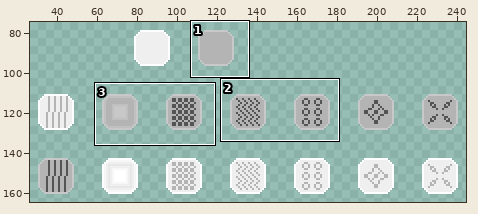
Two states of a pixel-art file, Assets/Sprites/SpriteSheet1.aseprite. Above, an overview of the earlier version with the close-up marked.
Close-up. Earlier state:
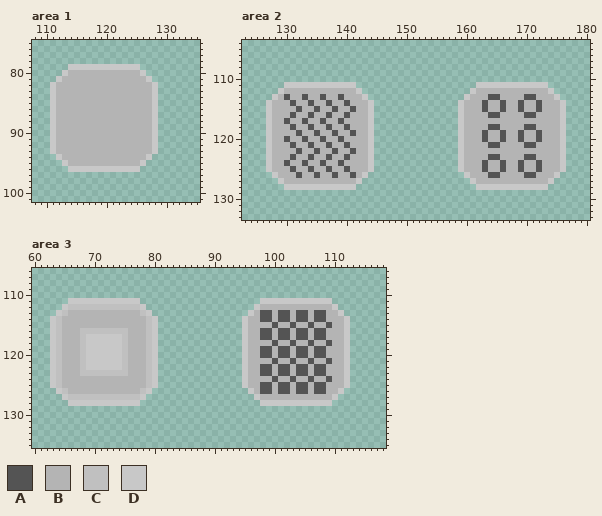
320x180 pixels, 1 frame. Colours within 5 levels of each other are drawn and written as one. Shown: area 1: x 108..135, y 75..101; area 2: x 123..180, y 104..133; area 3: x 60..118, y 106..135. The wide view leaves out empty margins. The commit also changed other parts of the picture, which this record leaves out.
Palette (. is transparent): A #545454  B #b4b4b4  C #c0c0c0  D #c8c8c8
After:
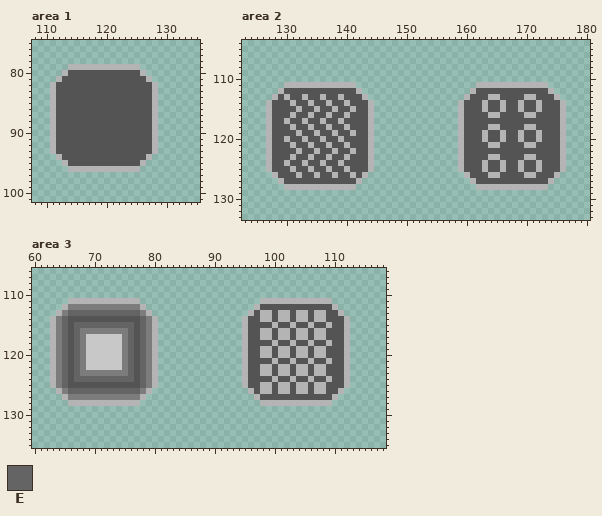
Colours new in this view: E #646464
Log entry: Unactive platforms are now darker.
What changed:
@@ palette @@
-C #c0c0c0
+C #7c7c7c
--- area 1, layer "Template Copy"
@@ x 108..135 @@
  78 ............................
- 79 ......DDDDDDDDDDDD..........
- 80 .....DBBBBBBBBBBBBD.........
- 81 ....DBBBBBBBBBBBBBBD........
- 82 ...DBBBBBBBBBBBBBBBBD.......
- 83 ...DBBBBBBBBBBBBBBBBD.......
- 84 ...DBBBBBBBBBBBBBBBBD.......
- 85 ...DBBBBBBBBBBBBBBBBD.......
- 86 ...DBBBBBBBBBBBBBBBBD.......
- 87 ...DBBBBBBBBBBBBBBBBD.......
- 88 ...DBBBBBBBBBBBBBBBBD.......
- 89 ...DBBBBBBBBBBBBBBBBD.......
- 90 ...DBBBBBBBBBBBBBBBBD.......
- 91 ...DBBBBBBBBBBBBBBBBD.......
- 92 ...DBBBBBBBBBBBBBBBBD.......
- 93 ...DBBBBBBBBBBBBBBBBD.......
- 94 ....DBBBBBBBBBBBBBBD........
- 95 .....DBBBBBBBBBBBBD.........
- 96 ......DDDDDDDDDDDD..........
+ 79 ......BBBBBBBBBBBB..........
+ 80 .....BAAAAAAAAAAAAB.........
+ 81 ....BAAAAAAAAAAAAAAB........
+ 82 ...BAAAAAAAAAAAAAAAAB.......
+ 83 ...BAAAAAAAAAAAAAAAAB.......
+ 84 ...BAAAAAAAAAAAAAAAAB.......
+ 85 ...BAAAAAAAAAAAAAAAAB.......
+ 86 ...BAAAAAAAAAAAAAAAAB.......
+ 87 ...BAAAAAAAAAAAAAAAAB.......
+ 88 ...BAAAAAAAAAAAAAAAAB.......
+ 89 ...BAAAAAAAAAAAAAAAAB.......
+ 90 ...BAAAAAAAAAAAAAAAAB.......
+ 91 ...BAAAAAAAAAAAAAAAAB.......
+ 92 ...BAAAAAAAAAAAAAAAAB.......
+ 93 ...BAAAAAAAAAAAAAAAAB.......
+ 94 ....BAAAAAAAAAAAAAAB........
+ 95 .....BAAAAAAAAAAAAB.........
+ 96 ......BBBBBBBBBBBB..........
  97 ............................
--- area 2, layers "Yellow_Unactive", "Blue_Unactive"
@@ x 123..180 @@
 110 ..........................................................
-111 .......DDDDDDDDDDDD....................DDDDDDDDDDDD.......
-112 ......DBBBBBBBBBBBBD..................DBBBBBBBBBBBBD......
-113 .....DBABBABBABBABBBD................DBBBAABBBBAABBBD.....
-114 ....DBBBABBABBABBABBBD..............DBBBABBABBABBABBBD....
-115 ....DBBBBABBABBABBABBD..............DBBBABBABBABBABBBD....
-116 ....DBBBABBABBABBABBBD..............DBBBBAABBBBAABBBBD....
-117 ....DBBABBABBABBABBBBD..............DBBBBBBBBBBBBBBBBD....
-118 ....DBBBABBABBABBABBBD..............DBBBBAABBBBAABBBBD....
-119 ....DBBBBABBABBABBABBD..............DBBBABBABBABBABBBD....
-120 ....DBBABBABBABBABBBBD..............DBBBABBABBABBABBBD....
-121 ....DBBBABBABBABBABBBD..............DBBBBAABBBBAABBBBD....
-122 ....DBBBBABBABBABBABBD..............DBBBBBBBBBBBBBBBBD....
-123 ....DBBBABBABBABBABBBD..............DBBBBAABBBBAABBBBD....
-124 ....DBBABBABBABBABBBBD..............DBBBABBABBABBABBBD....
-125 ....DBBBABBABBABBABBBD..............DBBBABBABBABBABBBD....
-126 .....DBBBABBABBABBABD................DBBBAABBBBAABBBD.....
-127 ......DBBBBBBBBBBBBD..................DBBBBBBBBBBBBD......
-128 .......DDDDDDDDDDDD....................DDDDDDDDDDDD.......
+111 .......BBBBBBBBBBBB....................BBBBBBBBBBBB.......
+112 ......BAAAAAAAAAAAAB..................BAAAAAAAAAAAAB......
+113 .....BABAABAABAABAAAB................BAAABBAAAABBAAAB.....
+114 ....BAAABAABAABAABAAAB..............BAAABAABAABAABAAAB....
+115 ....BAAAABAABAABAABAAB..............BAAABAABAABAABAAAB....
+116 ....BAAABAABAABAABAAAB..............BAAAABBAAAABBAAAAB....
+117 ....BAABAABAABAABAAAAB..............BAAAAAAAAAAAAAAAAB....
+118 ....BAAABAABAABAABAAAB..............BAAAABBAAAABBAAAAB....
+119 ....BAAAABAABAABAABAAB..............BAAABAABAABAABAAAB....
+120 ....BAABAABAABAABAAAAB..............BAAABAABAABAABAAAB....
+121 ....BAAABAABAABAABAAAB..............BAAAABBAAAABBAAAAB....
+122 ....BAAAABAABAABAABAAB..............BAAAAAAAAAAAAAAAAB....
+123 ....BAAABAABAABAABAAAB..............BAAAABBAAAABBAAAAB....
+124 ....BAABAABAABAABAAAAB..............BAAABAABAABAABAAAB....
+125 ....BAAABAABAABAABAAAB..............BAAABAABAABAABAAAB....
+126 .....BAAABAABAABAABAB................BAAABBAAAABBAAAB.....
+127 ......BAAAAAAAAAAAAB..................BAAAAAAAAAAAAB......
+128 .......BBBBBBBBBBBB....................BBBBBBBBBBBB.......
 129 ..........................................................
--- area 3, layers "Green_UnactivePlatform", "White_UnactivePlatformSprite"
@@ x 60..118 @@
 110 ...........................................................
-111 ......DDDDDDDDDDDD....................DDDDDDDDDDDD.........
-112 .....DCCCCCCCCCCCCD..................DBBBBBBBBBBBBD........
-113 ....DCBBBBBBBBBBBBCD................DBAABAABAABAABBD.......
-114 ...DCBBBBBBBBBBBBBBCD..............DBBAABAABAABAABBBD......
-115 ...DCBBBBBBBBBBBBBBCD..............DBBBBABBABBABBABBD......
-116 ...DCBBBCCCCCCCCBBBCD..............DBBAABAABAABAABBBD......
-117 ...DCBBBCDDDDDDCBBBCD..............DBBAABAABAABAABBBD......
-118 ...DCBBBCDDDDDDCBBBCD..............DBBBBABBABBABBABBD......
-119 ...DCBBBCDDDDDDCBBBCD..............DBBAABAABAABAABBBD......
-120 ...DCBBBCDDDDDDCBBBCD..............DBBAABAABAABAABBBD......
-121 ...DCBBBCDDDDDDCBBBCD..............DBBBBABBABBABBABBD......
-122 ...DCBBBCDDDDDDCBBBCD..............DBBAABAABAABAABBBD......
-123 ...DCBBBCCCCCCCCBBBCD..............DBBAABAABAABAABBBD......
-124 ...DCBBBBBBBBBBBBBBCD..............DBBBBABBABBABBABBD......
-125 ...DCBBBBBBBBBBBBBBCD..............DBBAABAABAABAABBBD......
-126 ....DCBBBBBBBBBBBBCD................DBAABAABAABAABBD.......
-127 .....DCCCCCCCCCCCCD..................DBBBBBBBBBBBBD........
-128 ......DDDDDDDDDDDD....................DDDDDDDDDDDD.........
+111 ......BBBBBBBBBBBB....................BBBBBBBBBBBB.........
+112 .....BCCCCCCCCCCCCB..................BAAAAAAAAAAAAB........
+113 ....BCEEEEEEEEEEEECB................BABBABBABBABBAAB.......
+114 ...BCEAAAAAAAAAAAAECB..............BAABBABBABBABBAAAB......
+115 ...BCEAEEEEEEEEEEAECB..............BAAAABAABAABAABAAB......
+116 ...BCEAECCCCCCCCEAECB..............BAABBABBABBABBAAAB......
+117 ...BCEAECDDDDDDCEAECB..............BAABBABBABBABBAAAB......
+118 ...BCEAECDDDDDDCEAECB..............BAAAABAABAABAABAAB......
+119 ...BCEAECDDDDDDCEAECB..............BAABBABBABBABBAAAB......
+120 ...BCEAECDDDDDDCEAECB..............BAABBABBABBABBAAAB......
+121 ...BCEAECDDDDDDCEAECB..............BAAAABAABAABAABAAB......
+122 ...BCEAECDDDDDDCEAECB..............BAABBABBABBABBAAAB......
+123 ...BCEAECCCCCCCCEAECB..............BAABBABBABBABBAAAB......
+124 ...BCEAEEEEEEEEEEAECB..............BAAAABAABAABAABAAB......
+125 ...BCEAAAAAAAAAAAAECB..............BAABBABBABBABBAAAB......
+126 ....BCEEEEEEEEEEEECB................BABBABBABBABBAAB.......
+127 .....BCCCCCCCCCCCCB..................BAAAAAAAAAAAAB........
+128 ......BBBBBBBBBBBB....................BBBBBBBBBBBB.........
 129 ...........................................................
Changed places in both close-ups, as pixel boxes (x1, y1, x2, y2):
changed: (50, 64, 158, 172)
changed: (266, 82, 374, 190)
changed: (458, 82, 566, 190)
changed: (50, 298, 158, 406)
changed: (242, 298, 350, 406)
